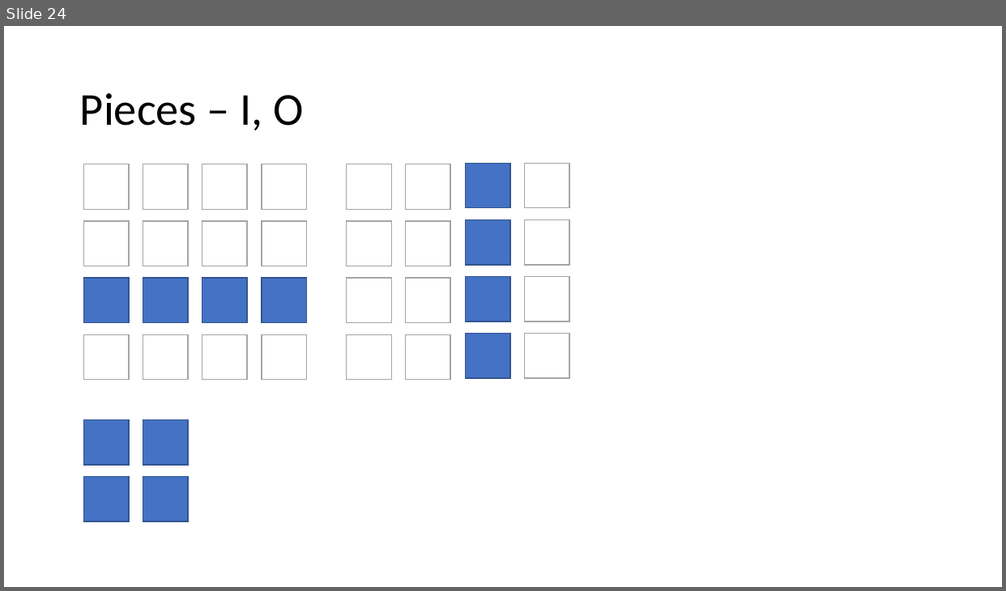
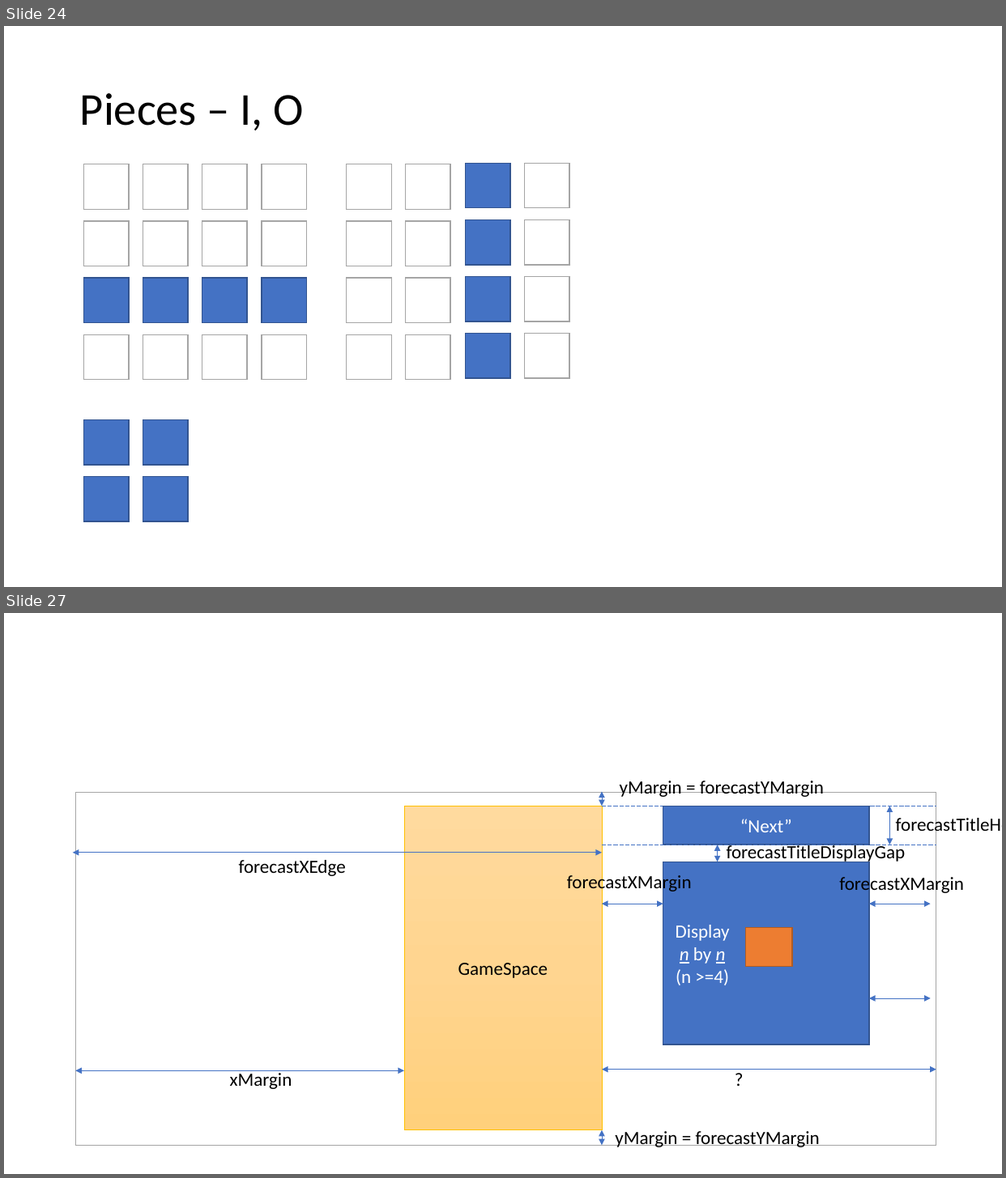
Before and after one commit to brianwhu/fun-in-js, a slide deck: documents/DataStructures.pptx. Shown one above the other, each under a label of ours: slide 24 before the commit, slides 24 and 27 after it; the slides between them are not shown. The pictures are 1006x591 and 1006x1178 pixels, drawn with LibreOffice and Linux fonts; fonts in the diff are those of the drawing. Boxes give left, top, right and bottom in pixels: in the first picture for what was removed or moved away, otherwise in the second. Text is boxed around its words. In the diff, an @@ line names an element or a change of style, - is before the commit and + after.

```diff
--- a/documents/DataStructures.pptx
+++ b/documents/DataStructures.pptx
@@ slide 27 added at box(4, 613, 1002, 1174), background #FFFFFF @@
@@ text added at box(620, 781, 824, 797), 18 pt, text #000000 @@
+yMargin = forecastYMargin
@@ rectangle added at box(76, 793, 937, 1145), fill #FFFFFF, outline #A5A5A5 1 pt @@
@@ rectangle added at box(404, 806, 602, 1131), fill gradient #FFDB9E to #FFD590 to #FFD07C, outline #FFC000 0.5 pt, 18 pt, text #000000 @@
+GameSpace
@@ double arrow added from (602, 806) to (602, 792), #4472C4 0.5 pt @@
@@ line added from (602, 806) to (937, 806), #4472C4 0.5 pt dashed @@
@@ rectangle added at box(663, 806, 869, 845), fill #4472C4, outline #325491 1 pt, 18 pt, text #FFFFFF @@
+“Next”
@@ double arrow added from (889, 845) to (889, 806), #4472C4 0.5 pt @@
@@ text added at box(889, 808, 1002, 838), 18 pt, text #000000 @@
+forecastTitleHeight
@@ double arrow added from (73, 853) to (602, 853), #4472C4 0.5 pt @@
@@ line added from (602, 845) to (937, 845), #4472C4 0.5 pt dashed @@
@@ double arrow added from (718, 862) to (718, 845), #4472C4 0.5 pt @@
@@ text added at box(727, 842, 906, 863), 18 pt, text #000000 @@
+forecastTitleDisplayGap
@@ text added at box(239, 860, 346, 876), 18 pt, text #000000 @@
+forecastXEdge
@@ text added at box(567, 873, 692, 894), 18 pt, text #000000 @@
+forecastXMargin
@@ rectangle added at box(663, 862, 869, 1045), fill #4472C4, outline #325491 1 pt, 18 pt, text #FFFFFF @@
+Display
+n by n
+(n >=4)
@@ text added at box(839, 874, 964, 895), 18 pt, text #000000 @@
+forecastXMargin
@@ double arrow added from (663, 905) to (602, 905), #4472C4 0.5 pt @@
@@ rectangle added at box(746, 927, 792, 966), fill #ED7D31, outline #AF5C24 1 pt @@
@@ double arrow added from (931, 905) to (869, 905), #4472C4 0.5 pt @@
@@ double arrow added from (931, 999) to (869, 999), #4472C4 0.5 pt @@
@@ double arrow added from (76, 1071) to (404, 1071), #4472C4 0.5 pt @@
@@ text added at box(230, 1071, 292, 1089), 18 pt, text #000000 @@
+xMargin
@@ double arrow added from (602, 1070) to (937, 1070), #4472C4 0.5 pt @@
@@ text added at box(727, 1064, 751, 1094), 18 pt, text #000000 @@
+?
@@ double arrow added from (602, 1145) to (602, 1131), #4472C4 0.5 pt @@
@@ text added at box(615, 1131, 820, 1148), 18 pt, text #000000 @@
+yMargin = forecastYMargin
```
Also in this commit, not shown: 2 slides changed, 1 other slide added, 9 other files.
